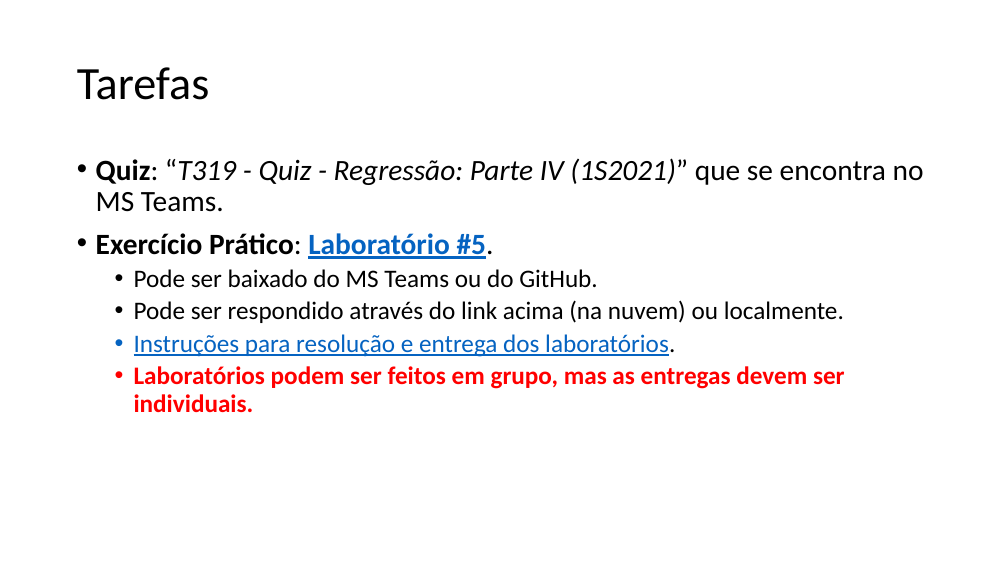
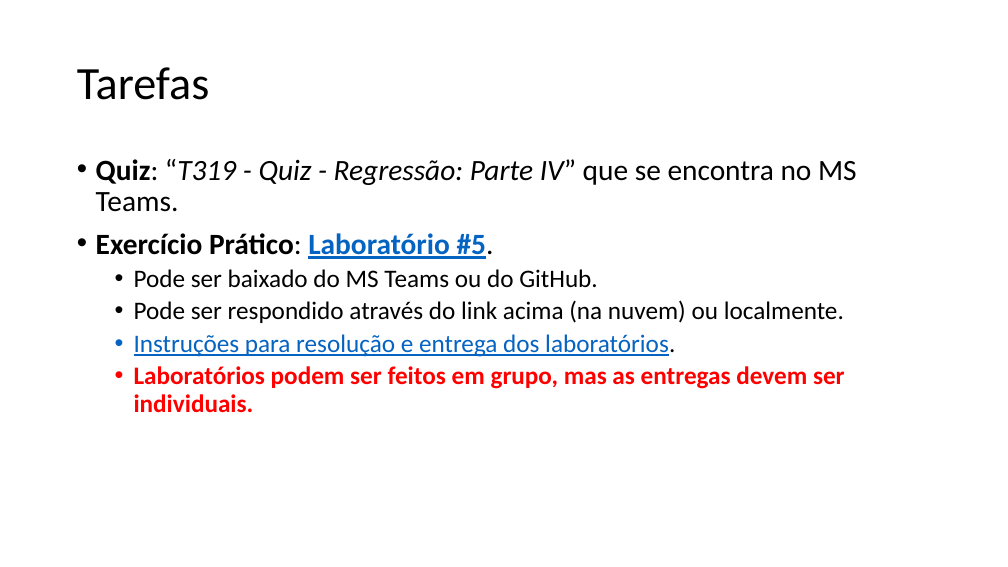
Before and after one commit to zz4fap/t319_aprendizado_de_maquina, a slide deck: slide 12 of slides/T319_Regressão_Linear (Parte IV).pptx. Drawn at 1008x567 pixels with LibreOffice and Linux fonts; fonts in the diff are those of the drawing. Boxes give left, top, right and bottom in pixels: in the first picture for what was removed or moved away, otherwise in the second. Text is boxed around its words. In the diff, an @@ line names an element or a change of style, - is before the commit and + after.

```diff
--- a/slides/T319_Regressão_Linear (Parte IV).pptx
+++ b/slides/T319_Regressão_Linear (Parte IV).pptx
@@ text at (96, 159, 857, 212): text changed; italic off @@
-• Quiz: “T319 - Quiz - Regressão: Parte IV (1S2021)” que se encontra no MS Teams.
+• Quiz: “T319 - Quiz - Regressão: Parte IV” que se encontra no MS Teams.
```
Also in this commit, not shown: 12 other files.
